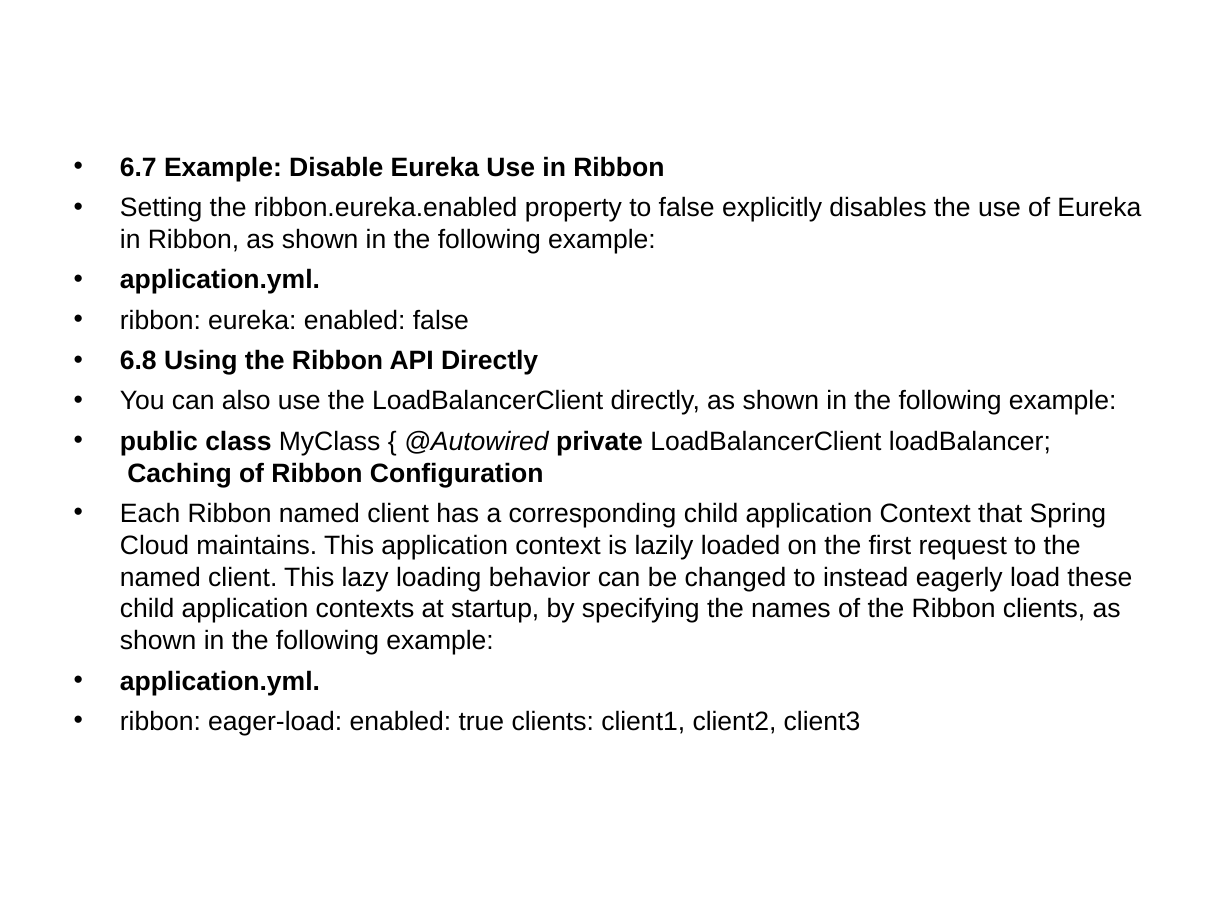
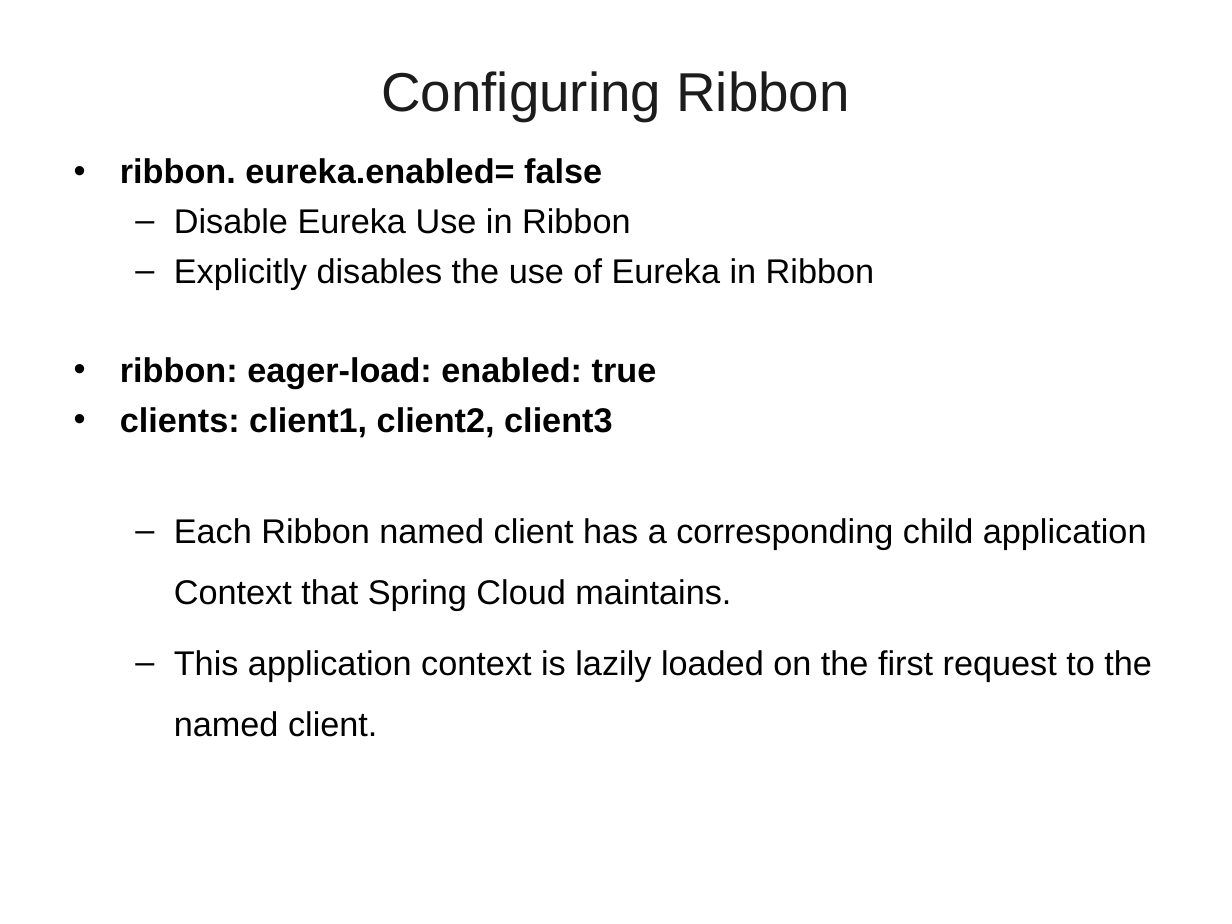
Before and after one commit to vatsank/spring_presentations, a slide deck: slide 121 of SpringMicroService_Module1_Ver01.ppt (slide 118 before the commit). Drawn at 1232x924 pixels with LibreOffice and Linux fonts; fonts in the diff are those of the drawing; background and template pictures are left out. Boxes give left, top, right and bottom in pixels: in the first picture for what was removed or moved away, otherwise in the second. Text is boxed around its words. In the diff, an @@ line names an element or a change of style, - is before the commit and + after.

```diff
--- a/SpringMicroService_Module1_Ver01.ppt
+++ b/SpringMicroService_Module1_Ver01.ppt
@@ title added at bbox=[381, 71, 849, 121], 32 pt, text #1C1C1C @@
+Configuring Ribbon
@@ text at bbox=[120, 158, 1152, 737]: text changed; size 15.5 to 20 pt @@
-• 6.7 Example: Disable Eureka Use in Ribbon
-• Setting the ribbon.eureka.enabled property to false explicitly disables the use of Eureka in Ribbon, as shown in the following example:
-• application.yml.
-• ribbon: eureka: enabled: false
-• 6.8 Using the Ribbon API Directly
-• You can also use the LoadBalancerClient directly, as shown in the following example:
-• public class MyClass { @Autowired private LoadBalancerClient loadBalancer;
-  Caching of Ribbon Configuration
-• Each Ribbon named client has a corresponding child application Context that Spring Cloud maintains. This application context is lazily loaded on the first request to the named client. This lazy loading behavior can be changed to instead eagerly load these child application contexts at startup, by specifying the names of the Ribbon clients, as shown in the following example:
-• application.yml.
-• ribbon: eager-load: enabled: true clients: client1, client2, client3
+• ribbon. eureka.enabled= false
+  – Disable Eureka Use in Ribbon
+  – Explicitly disables the use of Eureka in Ribbon
+• ribbon: eager-load: enabled: true
+• clients: client1, client2, client3
+  – Each Ribbon named client has a corresponding child application Context that Spring Cloud maintains.
+  – This application context is lazily loaded on the first request to the named client.
```
Also in this commit, not shown: 8 other slides changed, 3 slides added, 2 other files.
